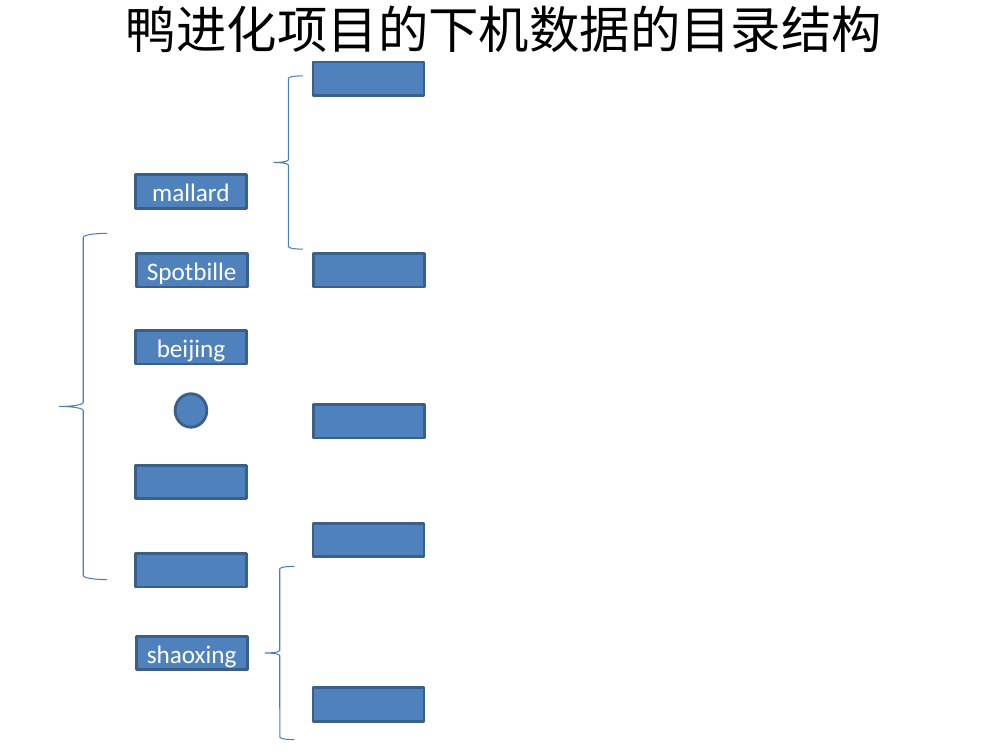
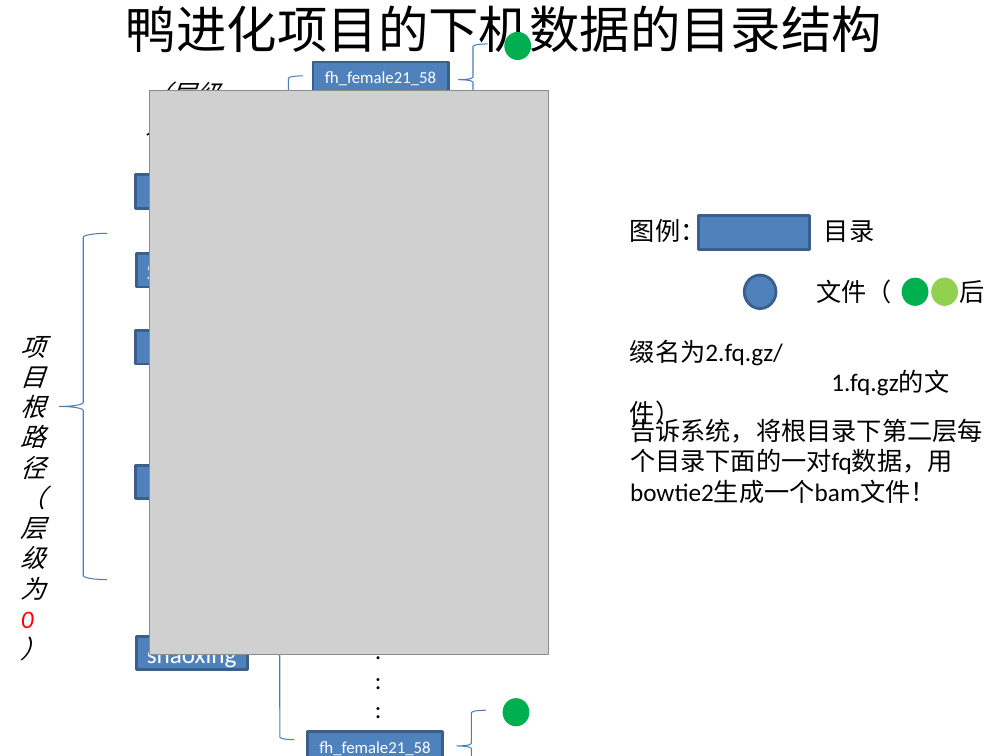
Before and after one commit to vitogump/life, a slide deck: slide 3 of lifeWebBasedSystemUserGuide.pptx. Drawn at 1008x756 pixels with LibreOffice and Linux fonts; fonts in the diff are those of the drawing; grey boxes stand for pictures. Boxes give left, top, right and bottom in pixels: in the first picture for what was removed or moved away, otherwise in the second. Text is boxed around its words. In the diff, an @@ line names an element or a change of style, - is before the commit and + after.

```diff
--- a/lifeWebBasedSystemUserGuide.pptx
+++ b/lifeWebBasedSystemUserGuide.pptx
@@ left brace added at (459,44,488,116), outline #4B7EBC 0.75 pt @@
@@ ellipse added at (506,33,530,58), fill #00B050, outline #00B050 2 pt @@
@@ text added at (145,76,221,141), 18 pt, text #000000, italic @@
+（层级为1）
@@ rectangle "fh_female21_58": place and size @@
-rectangle "fh_female21_58" at (312,62,423,96)
+rectangle "fh_female21_58" at (312,62,448,92)
@@ text in rectangle at (325,71,436,86): text added @@
+fh_female21_58
@@ picture added at (150,91,549,654) @@
@@ text in rectangle at (152,183,229,208): text removed @@
-mallard
@@ text added at (630,214,949,396), 18 pt, text #000000 @@
+图例： 目录
+文件（ 后 缀名为2.fq.gz/
+1.fq.gz的文件）
@@ rectangle: place and size @@
-rectangle at (313,253,424,286)
+rectangle at (699,216,809,249)
@@ ellipse: place and size @@
-ellipse at (175,394,207,427)
+ellipse at (744,275,775,308)
@@ ellipse added at (903,279,927,304), fill #00B050, outline #00B050 2 pt @@
@@ ellipse added at (932,279,957,304), fill #92D050, outline #92D050 2 pt @@
@@ text added at (21,336,46,628), 18 pt, text #000000, italic @@
+项目根路径
+（层级为0）
@@ text in rectangle at (157,339,225,362): text removed @@
-beijing
@@ rectangle removed at (313,404,424,437) @@
@@ text added at (630,414,983,503), 18 pt, text #000000 @@
+告诉系统，将根目录下第二层每个目录下面的一对fq数据，用bowtie2生成一个bam文件！
@@ rectangle removed at (312,523,423,556) @@
@@ rectangle removed at (135,553,246,587) @@
@@ text added at (369,600,385,711), 17.6 pt, text #000000 @@
+::::
@@ rectangle removed at (312,687,423,721) @@
@@ left brace added at (457,711,486,756), outline #4B7EBC 0.75 pt @@
@@ ellipse added at (504,700,528,725), fill #00B050, outline #00B050 2 pt @@
@@ rectangle added at (307,732,443,756), fill #4F81BD, outline #3A5F8C 2 pt, 12 pt, text #FFFFFF @@
+fh_female21_58
```
Also in this commit, not shown: 2 other slides changed, 1 slide added, 8 other files.
